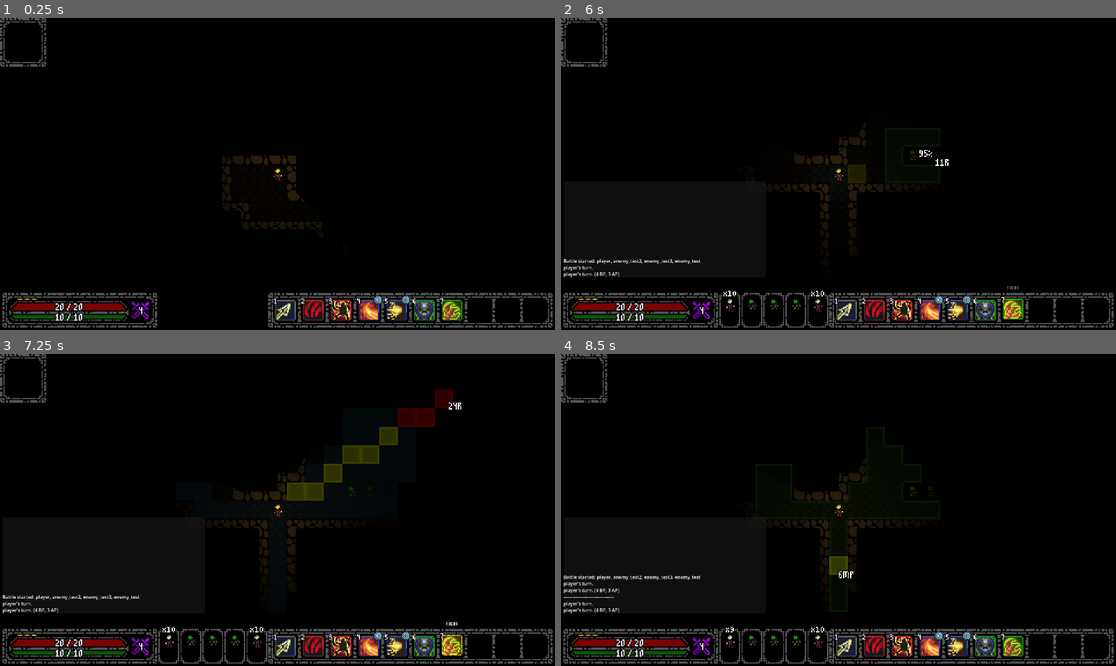
Above: before the commit, frames 1-4 (two rows, left to right).
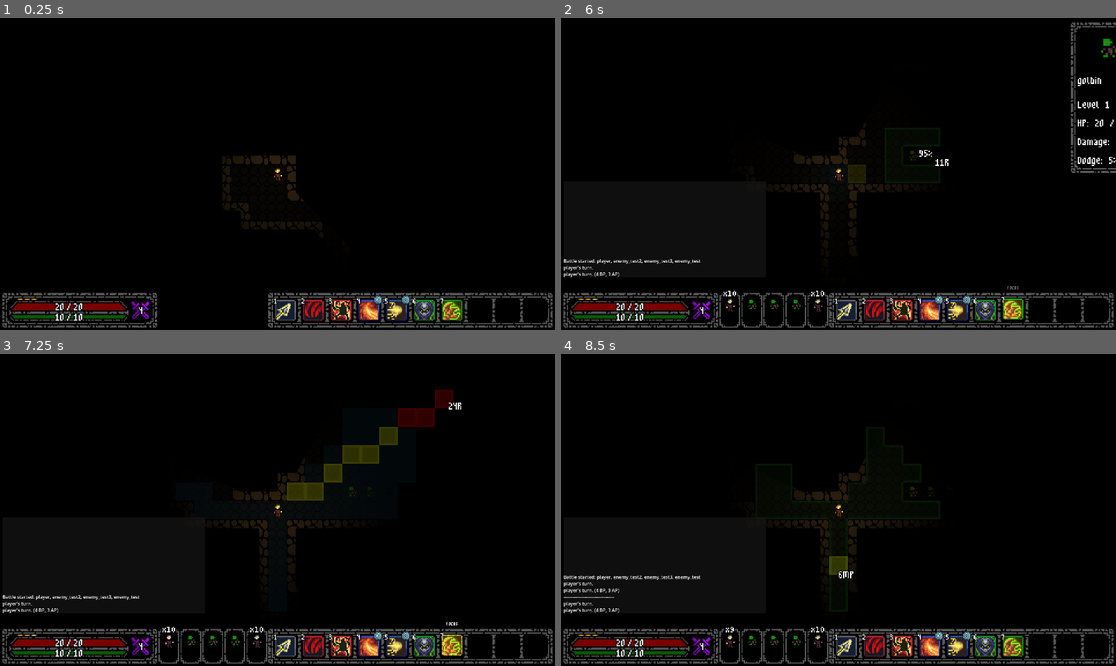
Above: after the commit, the same moments.

Repository: E-Rodowicz/Project-Fantasy
Game: Godot game, scene res://scenes/levels/test_area.tscn
The game is run twice, just before and just after one commit, with the same random seed, the same clock (stepped at 60 frames per second) and the same inputs.
Inputs:
- Up to frame 1 (0.25 s): no input
- Up to frame 2 (6 s): tap Enter at 0.5, 5 s; hold Right (ui_right) 0.53-1.28 s; tap 0 (ability_0) at 0.6 s; tap Space (precise_move) at 1.25 s; hold Down (ui_down) 1.28-2.03 s; tap 1 (ability_1) at 1.35 s; hold Right (ui_right) 2.03-2.78 s; tap 2 (ability_2) at 2.1 s; hold Up (ui_up) 2.78-3.53 s; tap 3 (ability_3) at 2.85 s; hold Left (ui_left) 3.53-5.03 s; tap 4 (ability_4) at 3.6 s; tap 5 (ability_5) at 4.35 s; hold Down (ui_down) 5.03-5.78 s; tap 6 (ability_6) at 5.1 s; hold Right (ui_right) from 5.78 s (still down); tap 7 (ability_7) at 5.85 s
- Up to frame 3 (7.25 s): release Right (ui_right) at 6.53 s; hold Up (ui_up) from 6.53 s (still down); tap 8 (ability_8) at 6.6 s
- Up to frame 4 (8.5 s): release Up (ui_up) at 7.28 s; hold Right (ui_right) 7.28-8.03 s; tap 9 (ability_9) at 7.35 s; hold Down (ui_down) from 8.03 s (still down); tap G (end_turn) at 8.1 s

The runs differ from the first frame. In frame 1, 0.4% of the frame differs, in the area x 0-9%, y 0-16%; in frame 2, 1.2%, in the area x 0-100%, y 0-50%; in frame 3, 0.4%; in frame 4, 0.4%.

Commit message:
Finished enemy info panel
Completed info panel. Slides in and out from the right side of the screen when default cursor is over an enemy during battle.

Diff:
--- a/scenes/gui/hover_info_panel.gd
+++ b/scenes/gui/hover_info_panel.gd
@@ -1,3 +1,124 @@
 extends CanvasLayer
 
 # --- LAYOUT ---
+const PANEL_WIDTH: int = 64
+# Gap between the panel and the top and right edges of the screen.
+const EDGE_MARGIN: int = 4
+# Twice a 16x16 sprite. Whole-number scale, so it stays crisp.
+const PORTRAIT_SIZE: Vector2 = Vector2(32, 32)
+
+# --- TIMING ---
+const SLIDE_IN_TIME: float = 0.20
+const SLIDE_OUT_TIME: float = 0.15
+# Pauses off screen between one combatant's panel leaving and the next arriving,
+# so a swap reads as two separate windows rather than one bounce.
+const SWAP_GAP: float = 0.04
+
+# --- NODES ---
+@onready var panel: PanelContainer = $panel
+@onready var portrait: TextureRect = $panel/vbox/portrait
+@onready var name_label: Label = $panel/vbox/name_label
+@onready var body: Label = $panel/vbox/body
+
+# --- STATE ---
+var is_out: bool = false
+var sliding_out: bool = false
+# Who is on the panel.
+var shown: Node = null
+var slide_tween: Tween = null
+
+func _ready() -> void:
+	process_mode = Node.PROCESS_MODE_ALWAYS
+	panel.custom_minimum_size.x = PANEL_WIDTH
+	portrait.custom_minimum_size = PORTRAIT_SIZE
+	panel.position = Vector2(_off_x(), EDGE_MARGIN)
+	panel.visible = false
+
+func _process(_delta: float) -> void:
+	# Keeps the numbers live, so HP drops while you watch.
+	if is_out and not sliding_out and is_instance_valid(shown):
+		_refresh_stats()
+
+	# Waits for slide to finish.
+	if sliding_out:
+		return
+
+	var wanted: Node = _hovered()
+	if is_out:
+		# If cursor moved off or combatant died.
+		if not is_instance_valid(shown) or wanted != shown:
+			_slide_out()
+	elif wanted != null:
+		_slide_in(wanted)
+
+func _hovered() -> Node:
+	if not BattleManager.active:
+		return null
+	var pt: CombatantTurn = BattleManager.player_turn
+	if pt == null:
+		return null
+	return pt.get_hovered_combatant()
+
+# --- SLIDING ---
+func _slide_in(target: Node) -> void:
+	shown = target
+	is_out = true
+	# Name and portrait only need setting once. Stats refresh every frame.
+	name_label.text = CombatantInfo.get_display_name(target)
+	portrait.texture = CombatantInfo.get_portrait(target)
+	_refresh_stats()
+	panel.visible = true
+	_slide_to(_on_x(), SLIDE_IN_TIME, Tween.EASE_OUT)
+
+func _slide_out() -> void:
+	sliding_out = true
+	_slide_to(_off_x(), SLIDE_OUT_TIME, Tween.EASE_IN)
+	slide_tween.tween_interval(SWAP_GAP)
+	slide_tween.tween_callback(_on_slid_out)
+
+func _on_slid_out() -> void:
+	sliding_out = false
+	is_out = false
+	shown = null
+	panel.visible = false
+
+# Starts from wherever the panel is now, so an interrupted slide-in reverses cleanly.
+func _slide_to(target_x: float, duration: float, ease_type: Tween.EaseType) -> void:
+	if slide_tween != null and slide_tween.is_valid():
+		slide_tween.kill()
+	slide_tween = create_tween()
+	slide_tween.tween_method(
+		func(v: float): panel.position.x = roundf(v),
+		panel.position.x, target_x, duration
+	).set_trans(Tween.TRANS_CUBIC).set_ease(ease_type)
+
+# Resting place: tucked into the top-right corner.
+func _on_x() -> float:
+	return _native_width() - PANEL_WIDTH - EDGE_MARGIN
+
+# Just past the right edge of the screen.
+func _off_x() -> float:
+	return _native_width()
+
+func _native_width() -> float:
+	return get_viewport().get_visible_rect().size.x / scale.x
+
+# --- CONTENT ---
+func _refresh_stats() -> void:
+	var lines: Array = []
+	if "stats" in shown and shown.stats != null:
+		var stats: CombatantStats = shown.stats
+		lines.append("Level " + str(stats.level))
+		if "current_hp" in shown:
+			lines.append("HP: " + str(shown.current_hp) + " / " + str(stats.get_max_hp()))
+		lines.append("Damage: " + str(stats.base_damage_min) + "-" + str(stats.base_damage_max))
+	lines.append("Dodge: " + str(roundi(CombatantStats.dodge_chance_for(shown) * 100.0)) + "%")
+
+	if "status_effects" in shown:
+		for effect_id in shown.status_effects.keys():
+			lines.append(str(effect_id).capitalize() + " x" + str(shown.status_effects[effect_id]))
+
+	body.text = "\n".join(lines)
+	# Containers grow to fit on their own but never shrink back, so without this a
+	# status wearing off would leave an empty line at the bottom.
+	panel.reset_size()
--- a/scenes/gui/hover_info_panel.tscn
+++ b/scenes/gui/hover_info_panel.tscn
@@ -32,17 +32,17 @@
 [node name="vbox" type="VBoxContainer" parent="panel" unique_id=192801903]
 layout_mode = 2
 
-[node name="header" type="HBoxContainer" parent="panel/vbox" unique_id=1398351154]
-layout_mode = 2
-
-[node name="portrait" type="TextureRect" parent="panel/vbox/header" unique_id=487265662]
+[node name="portrait" type="TextureRect" parent="panel/vbox" unique_id=487265662]
 layout_mode = 2
 expand_mode = 1
 stretch_mode = 5
 
-[node name="name_label" type="Label" parent="panel/vbox/header" unique_id=909029361]
+[node name="name_label" type="Label" parent="panel/vbox" unique_id=909029361]
 layout_mode = 2
 vertical_alignment = 1
+
+[node name="header" type="HBoxContainer" parent="panel/vbox" unique_id=1398351154]
+layout_mode = 2
 
 [node name="body" type="Label" parent="panel/vbox" unique_id=2096904308]
 layout_mode = 2
